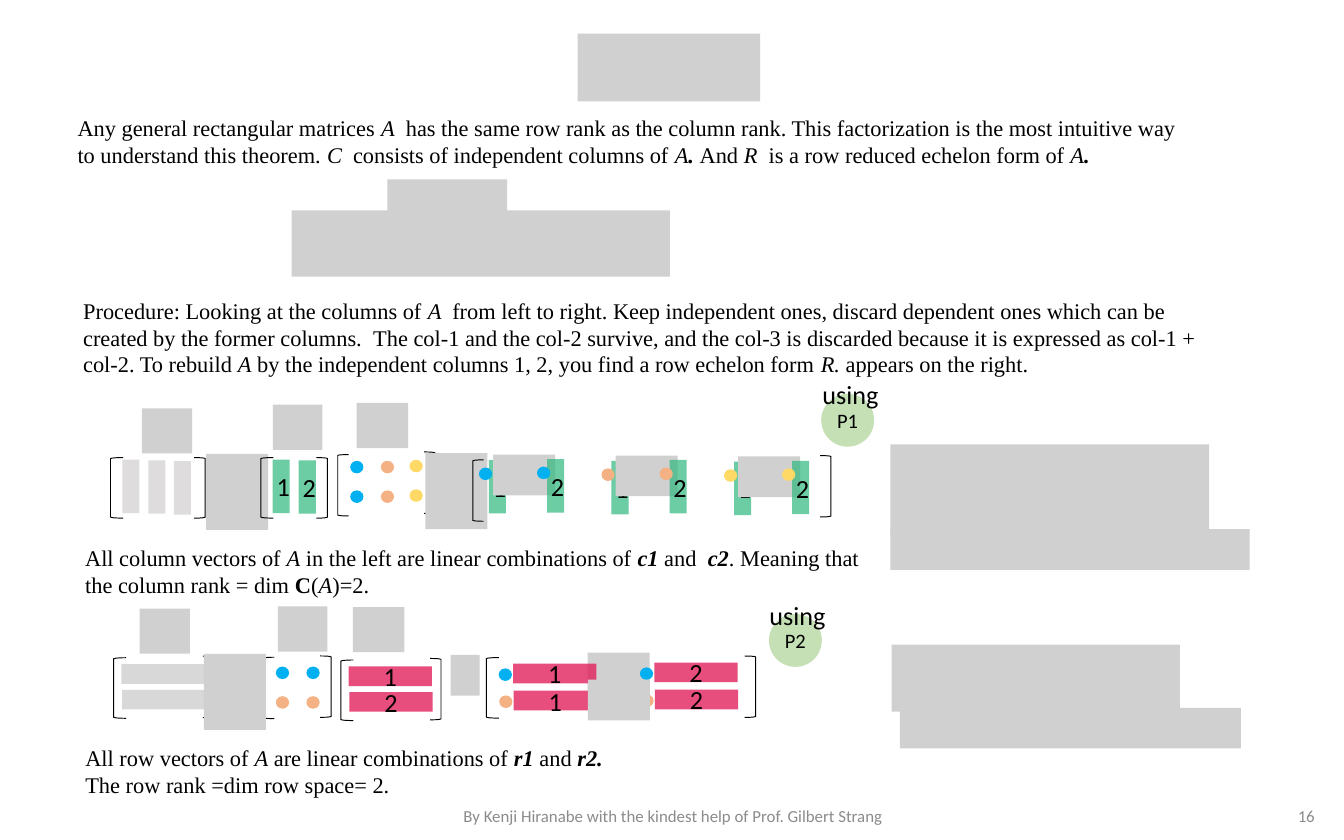
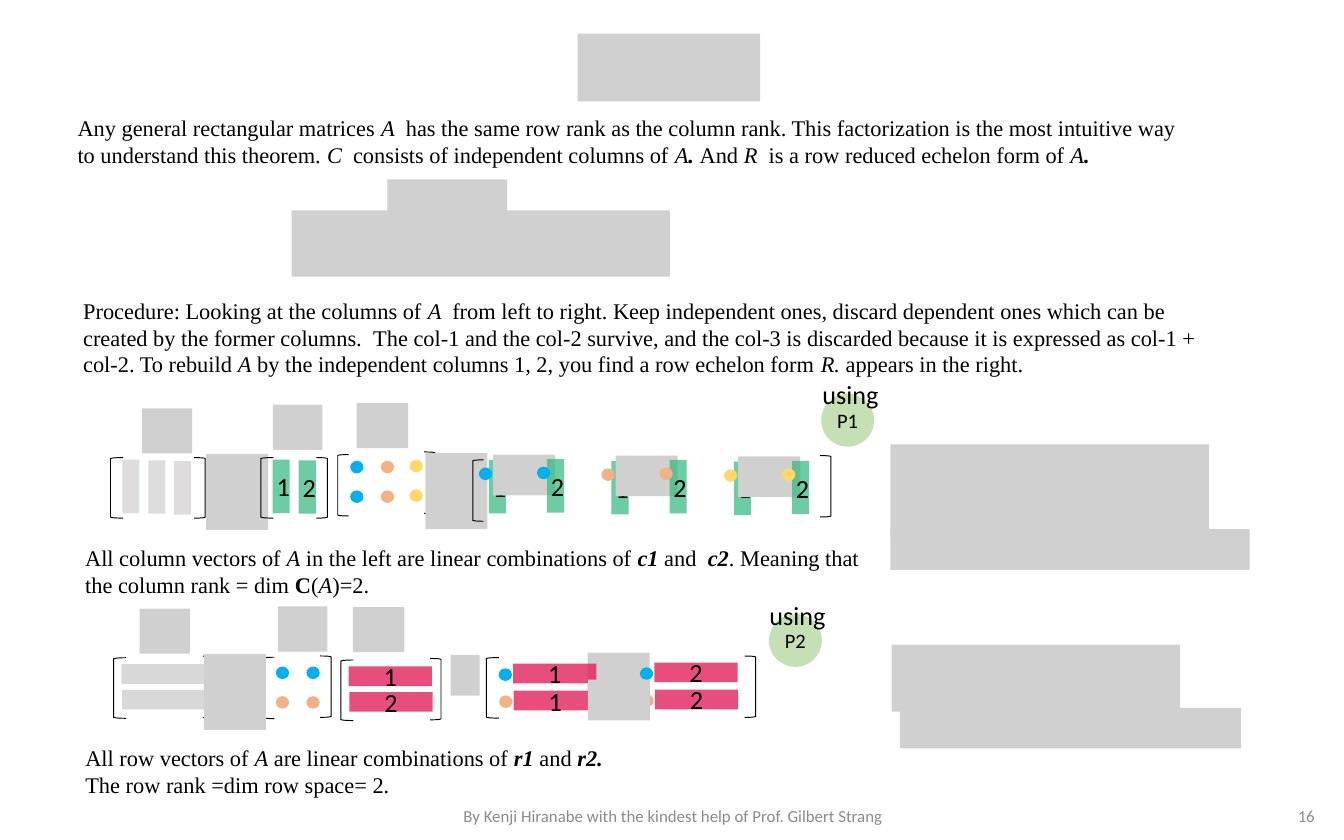
Before and after one commit to kenjihiranabe/The-Art-of-Linear-Algebra, a slide deck: slide 16 of Graphic-Notes-on-LA4E-v1.1.pptx. Drawn at 1344x840 pixels with LibreOffice and Linux fonts; fonts in the diff are those of the drawing; grey boxes stand for pictures; background and template pictures are left out. Boxes give left, top, right and bottom in pixels: in the first picture for what was removed or moved away, otherwise in the second. Text is boxed around its words. In the diff, an @@ line names an element or a change of style, - is before the commit and + after.

```diff
--- a/Graphic-Notes-on-LA4E-v1.1.pptx
+++ b/Graphic-Notes-on-LA4E-v1.1.pptx
@@ text at [83,303,1177,377]: text changed @@
-Procedure: Looking at the columns of A from left to right. Keep independent ones, discard dependent ones which can be created by the former columns. The col-1 and the col-2 survive, and the col-3 is discarded because it is expressed as col-1 + col-2. To rebuild A by the independent columns 1, 2, you find a row echelon form R. appears on the right.
+Procedure: Looking at the columns of A from left to right. Keep independent ones, discard dependent ones which can be created by the former columns. The col-1 and the col-2 survive, and the col-3 is discarded because it is expressed as col-1 + col-2. To rebuild A by the independent columns 1, 2, you find a row echelon form R. appears in the right.
```
Also in this commit, not shown: 1 other slide changed, 1 other file.
